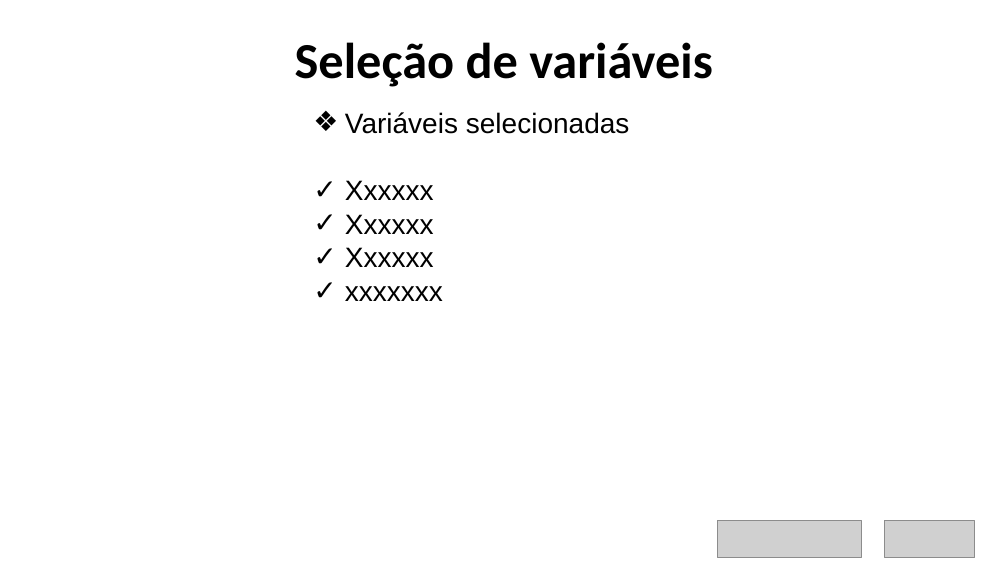
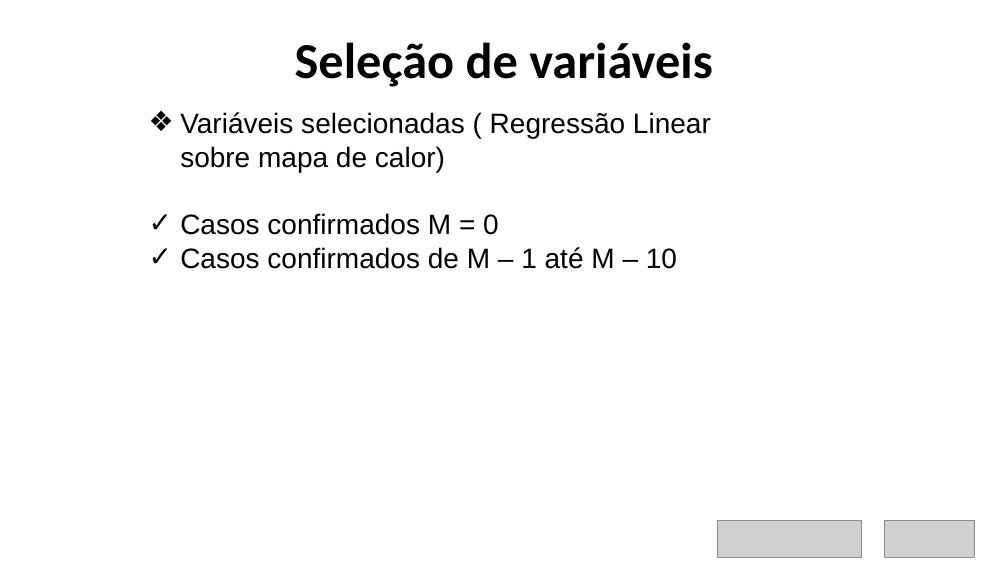
Before and after one commit to etportela/zika-data, a slide deck: slide 16 of pdfs/ZIKA_VIRUS.pptx (slide 10 before the commit). Drawn at 1008x567 pixels with LibreOffice and Linux fonts; fonts in the diff are those of the drawing; grey boxes stand for pictures; background and template pictures are left out. Boxes give left, top, right and bottom in pixels: in the first picture for what was removed or moved away, otherwise in the second. Text is boxed around its words. In the diff, an @@ line names an element or a change of style, - is before the commit and + after.

```diff
--- a/pdfs/ZIKA_VIRUS.pptx
+++ b/pdfs/ZIKA_VIRUS.pptx
@@ text at (x1=180, y1=112, x2=711, y2=269): text changed @@
-❖ Variáveis selecionadas
-✓ Xxxxxx
-✓ Xxxxxx
-✓ Xxxxxx
-✓ xxxxxxx
+❖ Variáveis selecionadas ( Regressão Linear sobre mapa de calor)
+✓ Casos confirmados M = 0
+✓ Casos confirmados de M – 1 até M – 10
```
Also in this commit, not shown: 9 other slides changed, 6 slides added, 1 slide removed.
